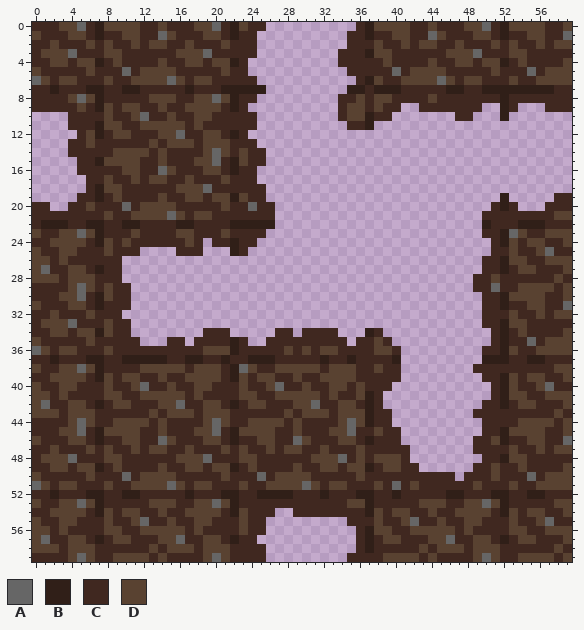
Pixel-art sprite, stored at games/ChainBlast2/images/dirt.png. Above is the file before it was changed.
The file is 60x60 pixels. Colours within 5 levels of each other are drawn and written as one.
Palette (. is transparent): A #666666  B #301f18  C #402820  D #594231
Pixels before (only the part around the change), first column x 0:
 0 CCCDDACBDDDDCCDCCCDDACBDCC..........CBDDDDCCDCCCDDACBDDDDCCD
 1 DCCCDDCBCCDDCCADCCCDDCBCC..........CCBCCDDCCADCCCDDCBCCDDCCA
 2 CCDCCCDCDCCDCDDCCDCCCDCCC..........CCCDCCDCDDCCDCCCDCDCCDCDD
 3 CDDDACCCDDCCCCCCDDDACCCCC.........CCCBDDCCCCCCDDDACCCDDCCCCC
 4 CCDDCDDBCDCCCCDCCDDCDDBC..........CCCCCDCCCCDCCDDCDDBCDCCCCD
 5 DCCCCCDCCCACDDDDCCCCCDCC...........CCCCCACDDDDCCCCCDCCCACDDD
 6 ADCDDCCCDCCDDDDADCDDCCCCC...........CBDCCDDDDADCDDCCCDCCDDDD
 7 CCBCCCBBCCBBCCCCCBCCCBBBBB.........BBCBBBCCCCCBBCCBBBBBBBBCC
 8 CCCCDADBCCCCCDDDCCDDADBCC.........CCDCDDCCCCDCCCCCCCBCCCCCCC
 9 CCCCCDCBDCDDCCDCCDDDDCBC..........CDDCDCC..CCCCCCC..BC...CCC
10 ....CCCCDCCDACCDCCDDCCCCC.........CDDBCC.......CC...B.......
11 ....CCCBDDCCDDDDDCDCCCCCC..........CCB......................
12 .....CDBCDDCCCDDACCDDCBC....................................
13 ....CCDCCCCCCDCDDDCDDDCCC...................................
14 ....CCCCCDDDDCDCCCCDADCDCC..................................
15 .....CCBDDDDCCDCCCDDACBDCC..................................
16 .....CCCCCDDCCADCCCDDCBCC...................................
17 ......CCDCCDCDDCCDCCCDCCC...................................
18 ......CBDDCCCCCCDDDACCCCCC..................................
19 .....CCBCDCCCCDCCDDCDDBDCC..........................B.....CC
20 CC..CCDCCCACDDDDCCCCCDCCACC........................CBC...CCC
21 CCCCCCCCDCCDDDDADCDDCCCCCCC.......................CCCCCCCCDD
22 CBBBCCBBCCBBCCCCBBCCCCBBBBB.......................BCCCBBBCCC
23 DCCDDADBCCCDCCCCDDCCCDCCCC........................CCBADCCDDD
24 CCDDDDCBDCDCCCCCCDC.CCBCC..........................CBDCDDCCD
25 DCCDDCCCDCCC....CCC...BC...........................CCDCCDACC
26 DDCDCCCCCC........................................CCBDDCCDDD
27 DACCDDCBCC........................................CCBCDDCCCD
28 DDDCDDDCCC.......................................CCDCCCCCCDC
29 CCCCDADCDCC......................................CCACCDDDDCD
30 CCCDDACBDCC.......................................CCBDDDDCCD
31 DCCCDDCBCCC.......................................CCBCCDDCCA
32 CCDCCCDCCC........................................CCCDCCDCDD
33 CDDDACCCDCC.......................................CCBDDCCCCC
34 CCDDCDDBDCC........CCC.....CC.CCCC...BC............CBCDCCCCD
35 DCCCCCDCCCCC...CC.CCCCBC..CCCCCCCCC.CCDC...........CBCCACDDD
36 ADCDDCCCDCCCCCCCCCCDDDBCCCCCDCDCDDCCCCDDC.........CCBDCCDDDD
37 CCBCCCBBCCBBBBBCCBBCCBCCBBBCCCCCBCCBCCCCB.........BBBCCBBCCC
38 DCCDDADBCCCCDDDDDCDDDCBADCCDDDDDCDDDCCDCC........CCCCCCCCCDD
39 CCDDDDCBDCDDCCDCCDDDDCBDCDDCCDCCDDDDCCCCC.........CCBDCDDCCD
40 DCCDDCCCDCCDACCDCCDDCCCDCCDACCDCCDDCDCCC...........CBDCCDACC
41 DDCDCCCCDDCCDDDDDCDCCCCDDCCDDDDDCDCCDBC............CBDDCCDDD
42 DACCDDCBCDDCCCDDACCDDCBCDDCCCDDACCDDCBC...........CCBCDDCCCD
43 DDDCDDDCCCCCCDCDDDCDDDCCCCCCDCDDDCDDDBCC.........CCCCCCCCCDC
44 CCCCDADCCDDDDCDCCCCDADCCDDDDCDCCCCDADBCC..........CCCCDDDDCD
45 CCCDDACBDDDDCCDCCCDDACBDDDDCCDCCCDDACCDCC.........CCBDDDDCCD
46 DCCCDDCBCCDDCCADCCCDDCBCCDDCCADCCCDDCBCCC........CCDBCCDDCCA
47 CCDCCCDCDCCDCDDCCDCCCDCDCCDCDDCCDCCCDCCCCC.......CCCCDCCDCDD
48 CDDDACCCDDCCCCCCDDDACCCDDCCCCCCDDDACDCDDDC........CCBDDCCCCC
49 CCDDCDDBCDCCCCDCCDDCDDBCDCCCCDCCDDCDDBCDDCC......CCDCCDCCCCD
50 DCCCCCDCCCACDDDDCCCCCDCCCACDDDDCCCCCDCCCCCCCCCC.CCCDCCCACDDD
51 ADCDDCCCDCCDDDDADCDDCCCDCCDDDDADCDDCCCDCACDCCCCCCDCCCDCCDDDD
52 CCBCCCBBCCBBCCCCCBCCCBBCCBBBBCCCBCCCBBCCBCCCCCBBCCCBBCCBBCCC
53 DCCDDADBCCCCCDDDCCDDADBCCCCCCCCCCCCDDBCCCCCDDDCCDDADBCCCCCDD
54 CCDDDDCBDCDDCCDCCDDDDCBDCCC..CCCCCCCCBDCDDCCDCCDDDDCBDCDDCCD
55 DCCDDCCCDCCDACCDCCDDCCCDCC.........CCCDCCDACCDCCDDCCCDCCDACC
56 DDCDCCCCDDCCDDDDDCDCCCCDCC..........CBDDCCDDDDDCDCCCCDDCCDDD
57 DACCDDCBCDDCCCDDACCDDCBCC...........CBCDDCCCDDACCDDCBCDDCCCD
58 DDDCDDDCCCCCCDCDDDCDDDCCCC..........CBCCCCCDCDDDCDDDCCCCCCDC
59 CCCCDADCCDDDDCDCCCCDADCCCC.........CCCCDDDDCDCCCCDADCCDDDDCD
The result:
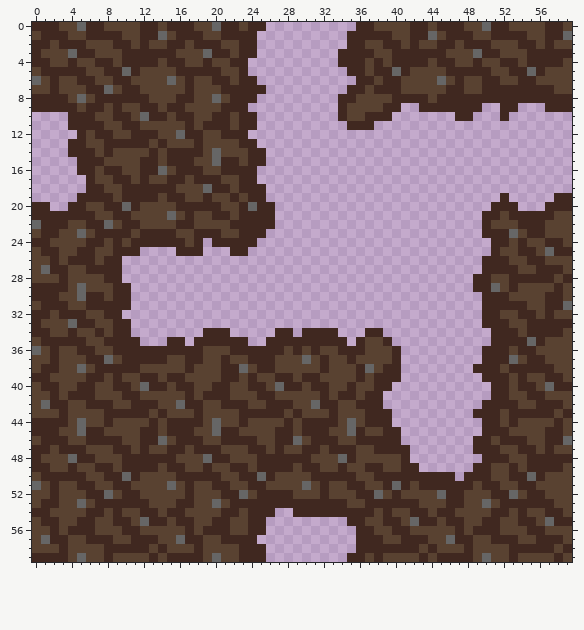
The exact change:
Changed rows in their new state; - is an unchanged pixel.
first column x 0:
 0 -------C--------------C--------------C--------------C-------
 1 -------C--------------C--------------C--------------C-------
 2 -------D--------------D--------------D--------------D-------
 3 -------D--------------D--------------C--------------D-------
 4 -------C--------------C--------------D--------------C-------
 5 -------D--------------D--------------D--------------D-------
 6 -------D--------------D--------------C--------------D-------
 7 DDCDDDCCADCCDDDDDCDDDCCCCC---------CCDCCCDDDDDCCDDCCCCCCCCDD
 8 -------C--------------C--------------D--------------C-------
 9 -------C--------------C--------------D--------------C-------
10 -------D--------------D--------------C--------------C-------
11 -------C--------------D--------------C----------------------
12 -------C--------------C-------------------------------------
13 -------D--------------D-------------------------------------
14 -------D--------------D-------------------------------------
15 -------C--------------C-------------------------------------
16 -------D--------------C-------------------------------------
17 -------D--------------D-------------------------------------
18 -------C--------------D-------------------------------------
19 -------C--------------C-----------------------------C-------
20 -------D--------------D-----------------------------C-------
21 -------D--------------D-----------------------------D-------
22 ACCCDDCCADCCDDDDCCDDDDCCCCC-----------------------CDDDCCCDDD
23 -------C--------------D-----------------------------C-------
24 -------C--------------C-----------------------------C-------
25 -------D--------------C-----------------------------D-------
26 -------D--------------------------------------------C-------
27 -------C--------------------------------------------C-------
28 -------D--------------------------------------------D-------
29 -------D--------------------------------------------D-------
30 -------C--------------------------------------------C-------
31 -------C--------------------------------------------C-------
32 -------D--------------------------------------------D-------
33 -------D--------------------------------------------C-------
34 -------C-----------------------------C--------------C-------
35 -------D--------------C--------------D--------------C-------
36 -------D--------------C--------------D--------------C-------
37 DDCDDDCCADCCCCCDDCCDDCDDCCCDDDADCDDCDDDDC---------CCCADCCDDD
38 -------C--------------C--------------A--------------D-------
39 -------C--------------C--------------D--------------C-------
40 -------D--------------D--------------D--------------C-------
41 -------D--------------D--------------C--------------C-------
42 -------C--------------C--------------C--------------C-------
43 -------D--------------D--------------C--------------D-------
44 -------D--------------D--------------C--------------D-------
45 -------C--------------C--------------D--------------C-------
46 -------C--------------C--------------C--------------C-------
47 -------D--------------D--------------D--------------D-------
48 -------D--------------D--------------D--------------C-------
49 -------C--------------C--------------C--------------D-------
50 -------D--------------D--------------D--------------D-------
51 -------D--------------D--------------D--------------D-------
52 DDCDDDCCADCCDDDDDCDDDCCADCCCCDDDCDDDCCADCDDDDACCDDDCCADCCDDD
53 -------C--------------C--------------C--------------C-------
54 -------C--------------C--------------C--------------C-------
55 -------D--------------D--------------D--------------D-------
56 -------D--------------D--------------C--------------D-------
57 -------C--------------C--------------C--------------C-------
58 -------D--------------D--------------C--------------D-------
59 -------D--------------D--------------D--------------D-------
Boxes around the changes in both pictures, in picture pixels (x1, y1, x2, y2):
changed: (32, 22, 572, 562)
